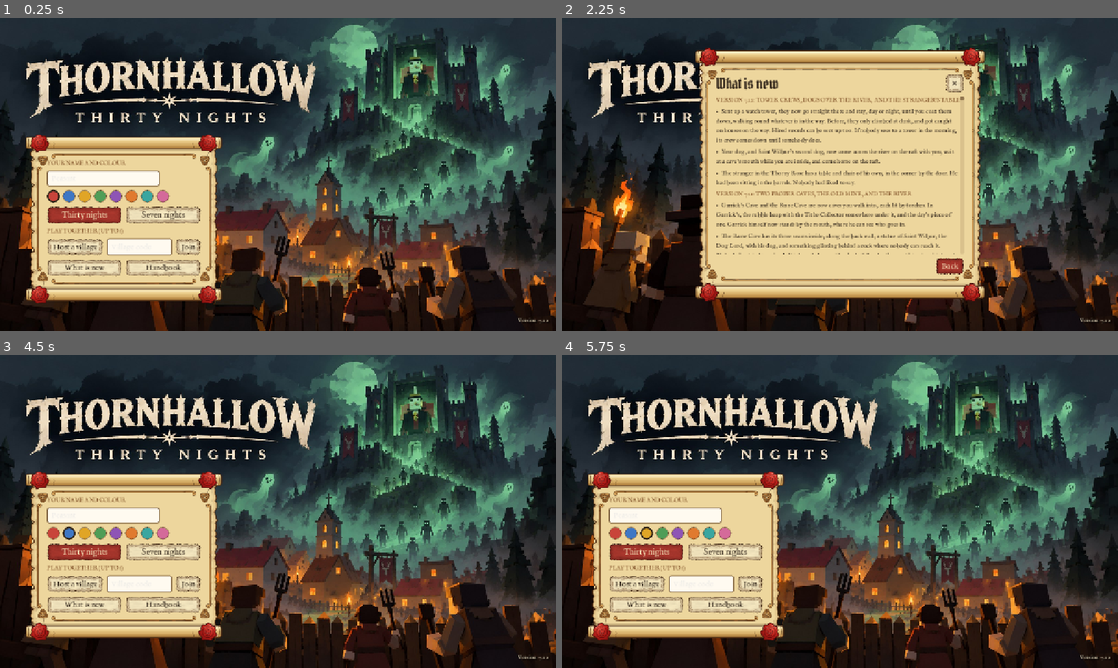
Above: before the commit, frames 1-4 (two rows, left to right).
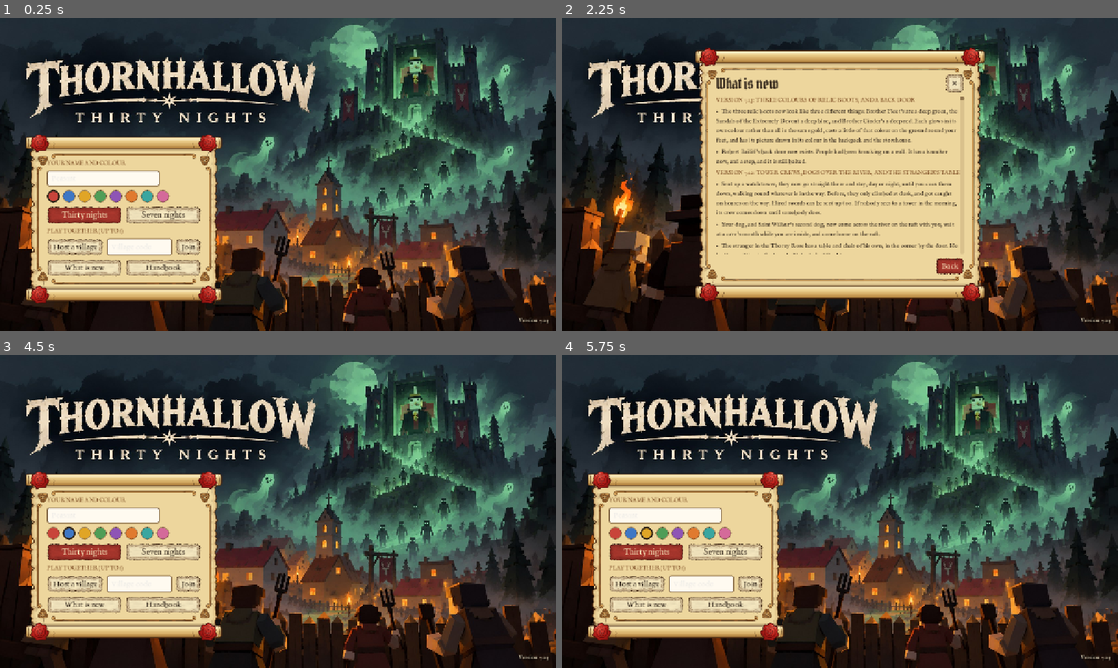
Above: after the commit, the same moments.

Repository: wijji551/Peasant
Game: Godot game, scene res://boot.tscn
Two runs of this game, one before a commit and one after it. Both use one fixed random seed, a clock stepped at 60 frames per second and the inputs below.
Inputs (mouse positions are in pixels of both pictures, inside the frame that each line leads up to):
- Up to frame 1 (0.25 s): no input
- Up to frame 2 (2.25 s): click "What is new" at 0.5 s; click "✕" at 1.25 s; click "What is new" at 2 s
- Up to frame 3 (4.5 s): click "Back" at 2.75 s; click (55, 533) at 3.52 s; click (66, 533) at 4.27 s
- Up to frame 4 (5.75 s): click (645, 533) at 5.02 s

The runs differ from the first frame. In frame 1, less than 0.1% of the frame differs, in the area x 93-99%, y 95-98%; in frame 2, 5.5%, in the area x 27-99%, y 25-98%; in frame 3, less than 0.1%; in frame 4, less than 0.1%.

Commit message:
7.23: relic boots in green, blue and red with their own glows; Robert Bailiff's back door
Co-Authored-By: Claude Opus 5.5 <noreply@anthropic.com>
Claude-Session: https://claude.ai/code/session_019dg2uksZJ9KpXppdt4Byah

Diff:
--- a/godot/scripts/rules/data.gd
+++ b/godot/scripts/rules/data.gd
@@ -333,9 +333,9 @@
 	{"n": "Somebody Else’s Turnshoes", "s": "f", "tier": "found", "pool": "boots", "spd": 0.05, "tint": [0.72, 0.55, 0.38], "note": "Low, soft and not yours. You walk a little faster"},
 	{"n": "hobnailed boots", "s": "f", "tier": "forged", "pool": "boots", "spd": 0.1, "cost": {"iron": 3, "wood": 1}, "tint": [0.55, 0.42, 0.3], "note": "You walk a tenth faster, and everyone hears you coming"},
 	{"n": "sabatons (two left feet)", "s": "f", "tier": "steel", "pool": "boots", "spd": 0.1, "cut": 0.05, "cost": {"steel": 4}, "tint": [1.12, 1.18, 1.3], "note": "Steel boots: a tenth faster, and a twentieth off every blow. Both of them are left feet"},
-	{"n": "Brother Fleet’s Swiftly Departing Boots", "s": "f", "tier": "relic", "pool": "boots", "spd": 0.25, "tint": [0.6, 1.4, 0.6], "note": "They glow green. You walk a quarter faster, mostly away"},
-	{"n": "the Sandals of the Extremely Devout", "s": "f", "tier": "relic", "pool": "boots", "spd": 0.0, "tint": [1.3, 1.2, 0.75], "note": "Leathery, and a size too small. Where you walk is hallowed for a moment: the dead that tread there are scorched"},
-	{"n": "Brother Cinder’s Hot-Foot Boots", "s": "f", "tier": "relic", "pool": "boots", "spd": 0.0, "tint": [1.4, 0.55, 0.3], "fire": true, "note": "They smoulder. The dead that touch you catch light"},
+	{"n": "Brother Fleet’s Swiftly Departing Boots", "s": "f", "tier": "relic", "pool": "boots", "spd": 0.25, "tint": [0.2, 0.62, 0.24], "glow": [0.25, 1.0, 0.3], "note": "They glow green. You walk a quarter faster, mostly away"},
+	{"n": "the Sandals of the Extremely Devout", "s": "f", "tier": "relic", "pool": "boots", "spd": 0.0, "tint": [0.2, 0.32, 0.95], "glow": [0.3, 0.55, 1.0], "note": "Leathery, and a size too small. Where you walk is hallowed for a moment: the dead that tread there are scorched"},
+	{"n": "Brother Cinder’s Hot-Foot Boots", "s": "f", "tier": "relic", "pool": "boots", "spd": 0.0, "tint": [0.78, 0.14, 0.08], "glow": [1.0, 0.22, 0.08], "fire": true, "note": "They smoulder. The dead that touch you catch light"},
 ]
 const I_MATCH := 91
 const I_LANTERN := 92
--- a/godot/scripts/ui/look.gd
+++ b/godot/scripts/ui/look.gd
@@ -262,9 +262,12 @@
 		gold = D.IT[key].tier == "relic"
 		col = TIER_INK.get(D.IT[key].tier, col)       # each tier in its own colour: crude brown, steel grey-blue, mithril purple, rune blue
 		if D.IT[key].blessed: col = "#2c63c8"
+		if D.IT[key].has("glow"):                     # the relic boots: drawn in their own colour, not relic gold (version 7.23)
+			var gl: Array = D.IT[key].glow
+			col = "#" + Color(gl[0], gl[1], gl[2]).darkened(0.25).to_html(false)
 	else:
 		name = key
-	if gold: col = "#a8761c"
+	if gold and not (key is int and D.IT[key].has("glow")): col = "#a8761c"
 	var k := "%s|%d|%s|%s" % [name, px, gold, col]
 	if _icons.has(k):
 		return _icons[k]
--- a/godot/scripts/ui/menus.gd
+++ b/godot/scripts/ui/menus.gd
@@ -39,6 +39,10 @@
 ]
 
 const CHANGES := [
+	["Version 7.23: three colours of relic boots, and a back door", [
+		"The three relic boots now look like three different things: Brother Fleet’s are a deep green, the Sandals of the Extremely Devout a deep blue, and Brother Cinder’s a deep red. Each glows in its own colour rather than all in the same gold, casts a little of that colour on the ground round your feet, and has its picture drawn in its colour in the backpack and the storehouse.",
+		"Robert Bailiff’s back door now exists. People had been knocking on a wall. It has a knocker now, and a step, and it is still bolted.",
+	]],
 	["Version 7.22: tower crews, dogs over the river, and the stranger’s table", [
 		"Sent up a watch tower, they now go straight there and stay, day or night, until you coax them down, walking round wh …(211 unchanged characters)…
 		"Your dog, and Saint Wilbur’s second dog, now come across the river on the raft with you, wait at a cave’s mouth while you are inside, and come home on the raft.",
--- a/godot/scripts/view/figure.gd
+++ b/godot/scripts/view/figure.gd
@@ -423,6 +423,7 @@
 ## The colour a relic or a rune weapon glows: gold for most relics, silver for the silvered ones, violet for runes.
 static func glow_of(id: int) -> Color:
 	var I: Dictionary = D.IT[id]
+	if I.has("glow"): return Color(I.glow[0], I.glow[1], I.glow[2], 0.55)    # (version 7.23) the relic boots: green, blue and red, each its own
 	if I.tier == "rune": return Color(0.4, 0.66, 1.0, 0.55)      # rune glows blue; mithril purple
 	if I.runed: return Color(0.62, 0.42, 1.0, 0.55)
 	var t: Array = I.tint
@@ -472,6 +473,7 @@
 	for b in _boots: b.queue_free()
 	_boots = []
 	_blessed = []
+	var glow_feet := Color(0, 0, 0, 0)
 	for id in ids:
 		if id < 0: continue
 		var t: Array = D.IT[id].tint
@@ -480,7 +482,9 @@
 			var gc := glow_of(id)
 			gm.emission_enabled = true
 			gm.emission = Color(gc.r, gc.g, gc.b)
-			gm.emission_energy_multiplier = 0.7
+			gm.emission_energy_multiplier = 0.45 if D.IT[id].has("glow") else 0.7    # (coloured boots: enough to glow, not so much it goes white)
+		if D.IT[id].has("glow"):                           # and a little pool of their own light on the ground round your feet
+			glow_feet = Color(D.IT[id].glow[0], D.IT[id].glow[1], D.IT[id].glow[2])
 		if D.IT[id].blessed:                               # blessed for good: the rune blue, and a halo above (version 7.20)
 			_blessed.append(gm)
 		if D.IT[id].s == "f":                              # boots go on the feet, one on each leg, and walk with them (version 7.18)
@@ -491,6 +495,12 @@
 			continue
 		var mi := _mi(_gear, Models.gear_pool(id), gm)
 		mi.set_meta("slot", D.IT[id].s)
+	if glow_feet.a > 0.0 and _feet_light == null:
+		_feet_light = OmniLight3D.new(); _feet_light.omni_range = 1.8; _feet_light.light_energy = 1.1
+		_feet_light.position = Vector3(0, 0.25, 0.1); _model.add_child(_feet_light)
+	if _feet_light:
+		_feet_light.visible = glow_feet.a > 0.0
+		if glow_feet.a > 0.0: _feet_light.light_color = glow_feet
 	if _blessed.size() and _holy_halo == null:             # and an angel's ring over the head, like the priest's, that breathes gold and white
 		_holy_halo = MeshInstance3D.new()
 		var tm := TorusMesh.new(); tm.inner_radius = 0.2; tm.outer_radius = 0.26; tm.rings = 20; tm.ring_segments = 6
@@ -552,6 +562,7 @@
 var _holy_halo: MeshInstance3D
 var _holy_light: OmniLight3D
 var _halo_mat: StandardMaterial3D
+var _feet_light: OmniLight3D             # relic boots: a little of their colour on the ground (version 7.23)
 var _collar: MeshInstance3D          # a dog's collar, and its material
 var _collar_mat: StandardMaterial3D
 
--- a/godot/scripts/world.gd
+++ b/godot/scripts/world.gd
@@ -685,6 +685,16 @@
 	Build.box(self, Vector3(1.7, 0.12, 0.34), Vector3(D.BAILIFF_AT.x, 2.14, -9.22), C.wood2)
 	for sx in [-1.0, 1.0]:
 		Build.box(self, Vector3(0.62, 1.2, 0.07), Vector3(D.BAILIFF_AT.x + sx * 1.02, 2.28, -9.3), C.red, 0.0, 0.0, 0.0)
+	# (version 7.23) and his back door, which there now is: stout planks in a frame, iron hinges, a knocker, a step, and a bolt you can hear
+	var bz := -15.86
+	Build.box(self, Vector3(1.5, 2.3, 0.14), Vector3(-14.5, 0, bz), C.timber)                     # the frame
+	Build.box(self, Vector3(1.18, 2.08, 0.1), Vector3(-14.5, 0.05, bz - 0.07), C.wood2)               # the door
+	for k in 4: Build.box(self, Vector3(0.03, 2.04, 0.04), Vector3(-14.5 - 0.44 + k * 0.29, 0.07, bz - 0.13), C.wood3)   # between the planks
+	for hy in [0.45, 1.65]: Build.box(self, Vector3(0.62, 0.08, 0.04), Vector3(-14.72, hy, bz - 0.14), C.iron)   # hinges
+	Build.cyl(self, 0.09, 0.09, 0.03, Vector3(-14.2, 1.2, bz - 0.15), C.iron, 8, 0.0, PI / 2)        # the knocker
+	Build.box(self, Vector3(0.05, 0.05, 0.05), Vector3(-14.2, 1.3, bz - 0.15), C.iron)
+	Build.box(self, Vector3(1.6, 0.16, 0.6), Vector3(-14.5, 0, bz - 0.4), C.stone2)                   # the step
+	Build.box(self, Vector3(1.7, 0.12, 0.3), Vector3(-14.5, 2.32, bz - 0.1), C.wood3)                 # a lintel
 	# the old ruins and the priest's chapel
 	_chapel()
 	for i in 6:                                     # (smaller since version 7.6: the towers wanted the elbow room)
--- a/godot/version.json
+++ b/godot/version.json
@@ -1,5 +1,5 @@
 {
-	"build": 29,
-	"version": "7.22",
-	"what": "Version 7.22: tower crews go straight up, dogs cross the river with you, and the stranger has his own table."
+	"build": 30,
+	"version": "7.23",
+	"what": "Version 7.23: the relic boots in green, blue and red, each with its own glow, and Robert Bailiff's back door."
 }
Not shown, changed: docs/build-log.md
